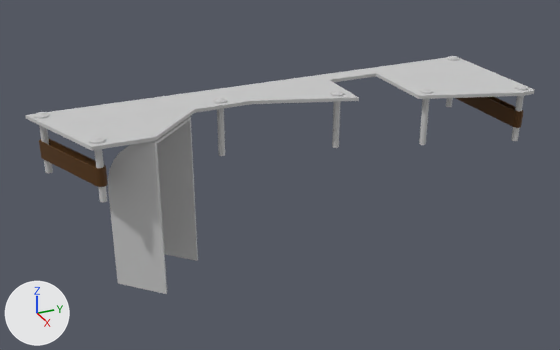
The FBX model Kalevala Pinball/Assets/Models/Suomuhauki Island.FBX: old version first, new version second.
The view is the same before and after, from a 50 mm camera at (0.16, -0.287, 0.178) aimed at (-0.22, -0.116, -0.012). The lights are fixed; the arrows at lower left show +X, +Y and +Z. Where no turn or scale is listed for an object, it has been applied to the vertices.

Objects in the first picture: 'Bolt005', 'Bolt006', 'Cover', 'Kickout Hole', 'Plastic Rail', 'Plastic Rail012'.
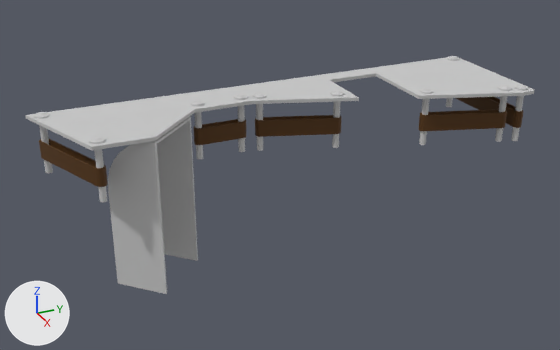
Commit message: Added extra walls to suomuhauki island.

The change, as a diff of the scene's bpy script:
```diff
--- a/Kalevala Pinball/Assets/Models/Suomuhauki Island.FBX.py
+++ b/Kalevala Pinball/Assets/Models/Suomuhauki Island.FBX.py
@@ me_mesh_004_1 @@
+me_mesh_004_1.from_pydata(...)  # 56 vertices, 42 faces; spans x -4.33..4.4, y -0.49..0.6, z -0.5..0.5
+me_mesh_004_1.materials.append(mat_dark_brown_plastic)  # brown #533200
@@ me_mesh_002_1 @@
+me_mesh_002_1.from_pydata(...)  # 56 vertices, 42 faces; spans x -4.33..0.87, y -0.54..0.6, z -0.5..0.5
+me_mesh_002_1.materials.append(mat_dark_brown_plastic)  # brown #533200
@@ me_mesh_014 @@
+me_mesh_014.from_pydata(...)  # 73 vertices, 118 faces; spans x -0.004..0.004, y -0.004..0.004, z -0.033..0.002
+me_mesh_014.materials.append(mat_placeholder)  # light grey #cacaca
@@ me_mesh_003_1 @@
+me_mesh_003_1.from_pydata(...)  # 56 vertices, 42 faces; spans x -4.63..3.72, y -0.44..0.68, z -0.5..0.5
+me_mesh_003_1.materials.append(mat_dark_brown_plastic)  # brown #533200
@@ ob_bolt006 @@
 ob_bolt006.parent = ob_bolts
-ob_bolt006.location = (-1.766, -3.755, 1.55)
+ob_bolt006.location = (-1.62, -1.398, 1.55)
@@ ob_plastic_rail015 @@
+ob_plastic_rail015 = bpy.data.objects.new('Plastic Rail015', me_mesh_004_1)
+ob_plastic_rail015.parent = ob_plastic_rails
+ob_plastic_rail015.location = (2.282, 10.14, 0.0)
+ob_plastic_rail015.rotation_euler = (0.0, 3.142, 1.242)  # degrees (0, 180, 71)
+ob_plastic_rail015.scale = (-0.612, -0.612, -1.0)
@@ ob_plastic_rail013 @@
+ob_plastic_rail013 = bpy.data.objects.new('Plastic Rail013', me_mesh_002_1)
+ob_plastic_rail013.parent = ob_plastic_rails
+ob_plastic_rail013.location = (-1.819, -2.71, 0.0)
+ob_plastic_rail013.rotation_euler = (0.0, 3.142, 1.529)  # degrees (0, 180, 88)
+ob_plastic_rail013.scale = (-0.612, -0.612, -1.0)
@@ ob_bolt022 @@
+ob_bolt022 = bpy.data.objects.new('Bolt022', me_mesh_014)
+ob_bolt022.location = (-0.1873, 0.0152, 0.033)
@@ ob_bolt020 @@
+ob_bolt020 = bpy.data.objects.new('Bolt020', me_mesh_014.copy())
+ob_bolt020.location = (-0.2362, -0.1336, 0.033)
@@ ob_plastic_rail014 @@
+ob_plastic_rail014 = bpy.data.objects.new('Plastic Rail014', me_mesh_003_1)
+ob_plastic_rail014.parent = ob_plastic_rails
+ob_plastic_rail014.location = (-0.861, 1.049, 0.0)
+ob_plastic_rail014.rotation_euler = (0.0, 3.142, 1.216)  # degrees (0, 180, 70)
+ob_plastic_rail014.scale = (-0.612, -0.612, -1.0)
@@ ob_bolt021 @@
+ob_bolt021 = bpy.data.objects.new('Bolt021', me_mesh_014.copy())
+ob_bolt021.location = (-0.2362, -0.1597, 0.033)
```

What differs and where, as boxes [x1, y1, x2, y2] in the pictures (560 x 350 px):
'Plastic Rail014', added (brown): after [255, 115, 342, 137]
'Plastic Rail015', added (brown): after [419, 109, 507, 131]
'Plastic Rail013', added (brown): after [193, 119, 246, 145]
'Bolt006', moved: before [213, 97, 227, 156]; after [253, 92, 266, 151]
'Bolt021', added: after [190, 100, 204, 159]
'Bolt022', added: after [495, 85, 512, 142]
'Bolt020', added: after [234, 94, 248, 152]
